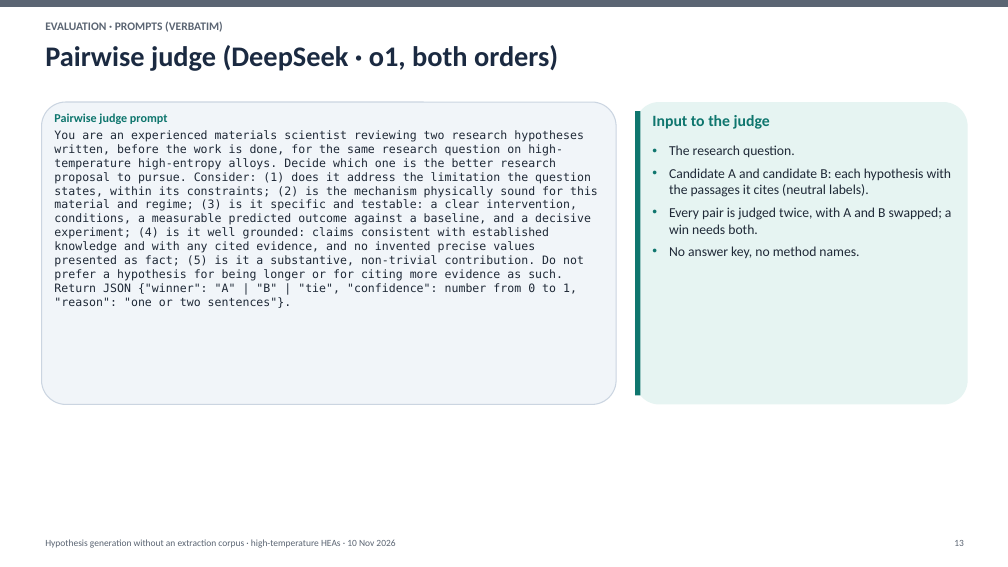
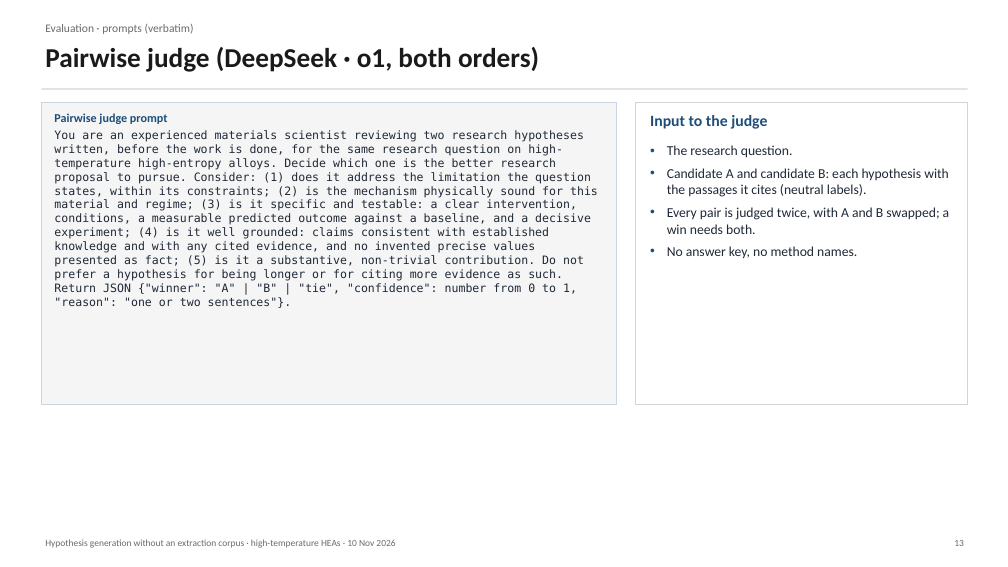
Before and after one commit to yadyneshsonale/materials-hypothesis-generation, a slide deck: slide 13 of presentations/2026-11-10_on_demand_retrieval/on_demand_hypothesis_generation_2026-11-10.pptx. Drawn at 1008x567 pixels with LibreOffice and Linux fonts; fonts in the diff are those of the drawing. Boxes give left, top, right and bottom in pixels: in the first picture for what was removed or moved away, otherwise in the second. Text is boxed around its words. In the diff, an @@ line names an element or a change of style, - is before the commit and + after.

```diff
--- a/presentations/2026-11-10_on_demand_retrieval/on_demand_hypothesis_generation_2026-11-10.pptx
+++ b/presentations/2026-11-10_on_demand_retrieval/on_demand_hypothesis_generation_2026-11-10.pptx
@@ rectangle removed at (0, 0, 1008, 7) @@
@@ text at (45, 24, 194, 34): text changed; text colour #5B6573 to #6B6B6B; bold off @@
-EVALUATION · PROMPTS (VERBATIM)
+Evaluation · prompts (verbatim)
@@ text "Pairwise judge (DeepSeek · o1, ..." at (45, 47, 539, 72): size 27 to 26 pt, text colour #1B2A41 to #1A1A1A @@
@@ rectangle added at (42, 88, 968, 89), fill #D4D4D4 @@
@@ rectangle at (42, 102, 616, 405): rounded rectangle to rectangle; fill #F1F5F9 to #F5F5F5 @@
@@ text at (54, 113, 168, 124): text colour #0F766E to #1F4E79 in "Pairwise judge prompt" @@
@@ rectangle at (635, 102, 968, 405): rounded rectangle to rectangle; fill #E6F4F2 to #FFFFFF; outline none to #D4D4D4 1 pt @@
@@ rectangle removed at (635, 111, 640, 395) @@
@@ text "Input to the judge" at (650, 115, 767, 129): text colour #0F766E to #1F4E79 @@
@@ text "The research question." at (667, 145, 950, 258): bullet colour #0F766E to #1F4E79 @@
```
Also in this commit, not shown: 14 other slides changed, 1 other file.
